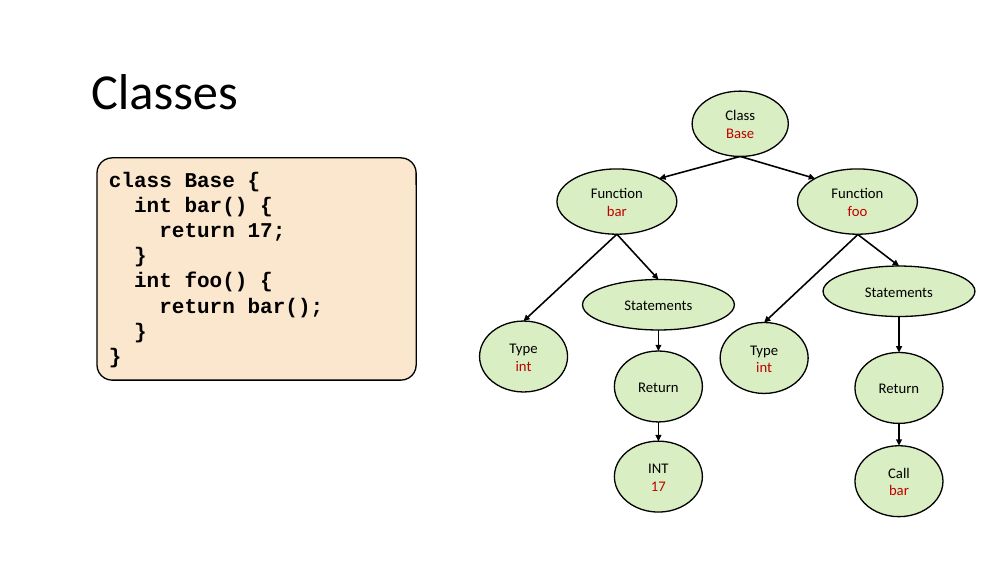
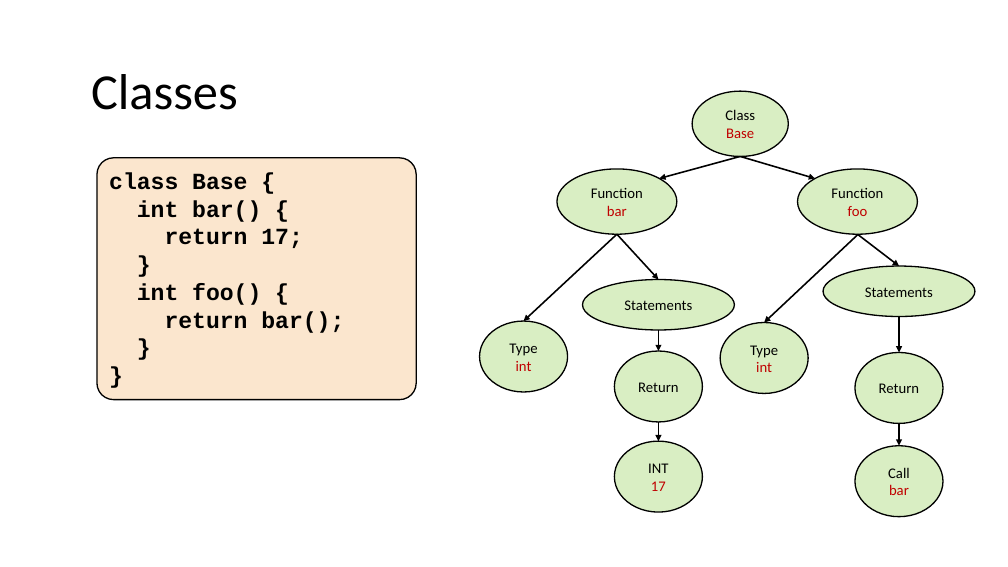
Before and after one commit to nivshani/compilation, a slide deck: slide 96 of slides/semantic.pptx. Drawn at 1008x567 pixels with LibreOffice and Linux fonts; fonts in the diff are those of the drawing. Boxes give left, top, right and bottom in pixels: in the first picture for what was removed or moved away, otherwise in the second. Text is boxed around its words. In the diff, an @@ line names an element or a change of style, - is before the commit and + after.

```diff
--- a/slides/semantic.pptx
+++ b/slides/semantic.pptx
@@ rounded rectangle "class Base {" resized from (x1=97, y1=158, x2=416, y2=380) to (x1=97, y1=158, x2=416, y2=400) @@
@@ rounded rectangle "class Base {" at (x1=97, y1=158, x2=416, y2=400): size 20 to 22 pt @@
```
Also in this commit, not shown: 2 other slides changed, 1 other file.
